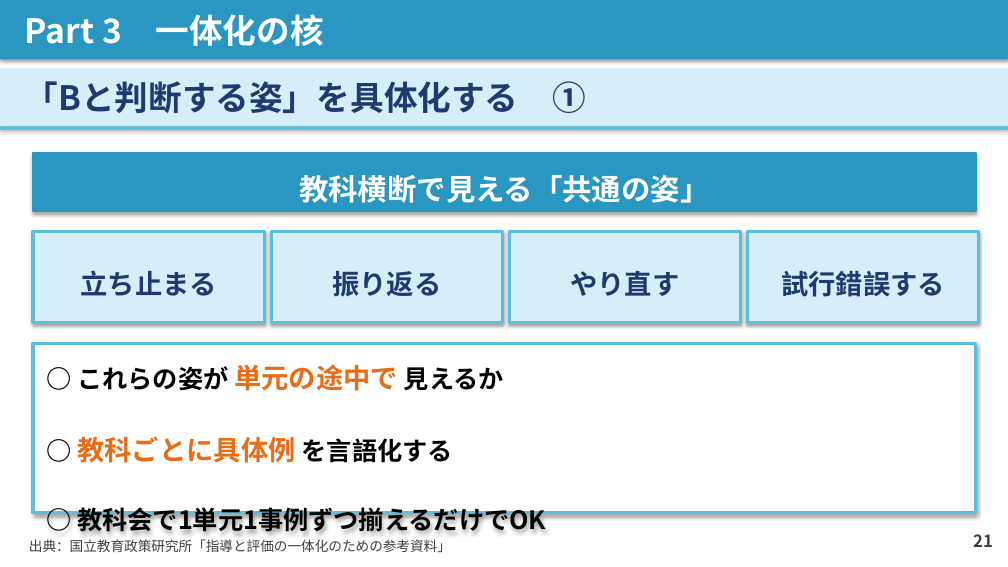
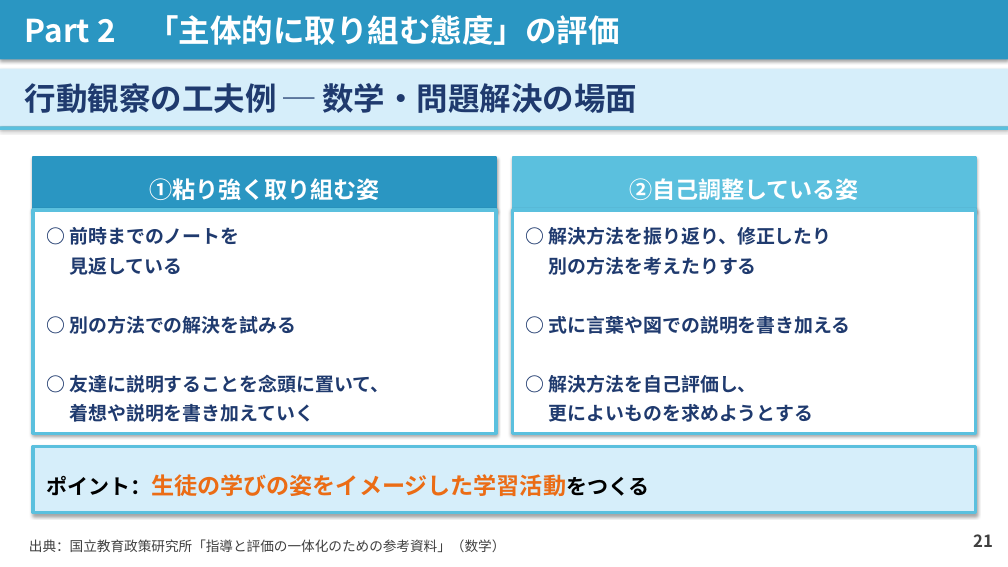
Before and after one commit to contynet730-star/con30, a slide deck: slide 21 of 講義スライド_石神井南中_20260603.pptx. Drawn at 1008x567 pixels with LibreOffice and Linux fonts; fonts in the diff are those of the drawing. Boxes give left, top, right and bottom in pixels: in the first picture for what was removed or moved away, otherwise in the second. Text is boxed around its words. In the diff, an @@ line names an element or a change of style, - is before the commit and + after.

```diff
--- a/講義スライド_石神井南中_20260603.pptx
+++ b/講義スライド_石神井南中_20260603.pptx
@@ text in rectangle at [25, 15, 619, 45]: text changed; size 32 to 30 pt @@
-Part 3 一体化の核
+Part 2 「主体的に取り組む態度」の評価
@@ text in rectangle at [25, 83, 638, 113]: text changed; size 32 to 30 pt @@
-「Bと判断する姿」を具体化する ①
+行動観察の工夫例 ─ 数学・問題解決の場面
@@ rectangle "①粘り強く取り組む姿": place and size @@
-rectangle "①粘り強く取り組む姿" at [33, 153, 976, 211]
+rectangle "①粘り強く取り組む姿" at [33, 157, 496, 210]
@@ text in rectangle at [149, 178, 380, 200]: text changed; size 28 to 22 pt @@
-教科横断で見える「共通の姿」
+①粘り強く取り組む姿
@@ rectangle added at [513, 157, 975, 210], fill #5BC0DE, outline #5BC0DE 2 pt, 22 pt, text #FFFFFF, bold @@
+②自己調整している姿
@@ rectangle "○ 前時までのノートを": place and size @@
-rectangle "○ 前時までのノートを" at [33, 231, 265, 322]
+rectangle "○ 前時までのノートを" at [33, 210, 496, 433]
@@ rectangle "○ 前時までのノートを" at [33, 210, 496, 433]: vertical alignment middle to top; fill #D6EEFA to #FFFFFF @@
@@ text in rectangle at [69, 227, 389, 422]: text changed; size 26 to 18 pt @@
-立ち止まる
+○ 前時までのノートを
+見返している
+○ 別の方法での解決を試みる
+○ 友達に説明することを念頭に置いて、
+着想や説明を書き加えていく
@@ rectangle removed at [271, 231, 503, 322] @@
-振り返る
@@ rectangle "○ 解決方法を振り返り、修正したり" at [513, 210, 975, 433]: vertical alignment middle to top; fill #D6EEFA to #FFFFFF @@
@@ rectangle "○ 解決方法を振り返り、修正したり": place and size @@
-rectangle "○ 解決方法を振り返り、修正したり" at [510, 231, 741, 322]
+rectangle "○ 解決方法を振り返り、修正したり" at [513, 210, 975, 433]
@@ text in rectangle at [549, 227, 851, 422]: text changed; size 26 to 18 pt @@
-やり直す
+○ 解決方法を振り返り、修正したり
+別の方法を考えたりする
+○ 式に言葉や図での説明を書き加える
+○ 解決方法を自己評価し、
+更によいものを求めようとする
@@ rectangle removed at [748, 231, 979, 322] @@
-試行錯誤する
@@ rectangle removed at [33, 343, 976, 513] @@
-○ これらの姿が 単元の途中で 見えるか
-○ 教科ごとに具体例 を言語化する
-○ 教科会で1単元1事例ずつ揃えるだけでOK
@@ rectangle added at [33, 447, 976, 513], fill #D6EEFA, outline #5BC0DE 3 pt, 22 pt, text #EB6C15, bold @@
+ポイント：生徒の学びの姿をイメージした学習活動をつくる
@@ text at [29, 539, 506, 552]: text changed @@
-出典：国立教育政策研究所「指導と評価の一体化のための参考資料」
+出典：国立教育政策研究所「指導と評価の一体化のための参考資料」（数学）
```
Also in this commit, not shown: 16 other slides changed, 13 slides added, 13 slides removed, 1 other file.
